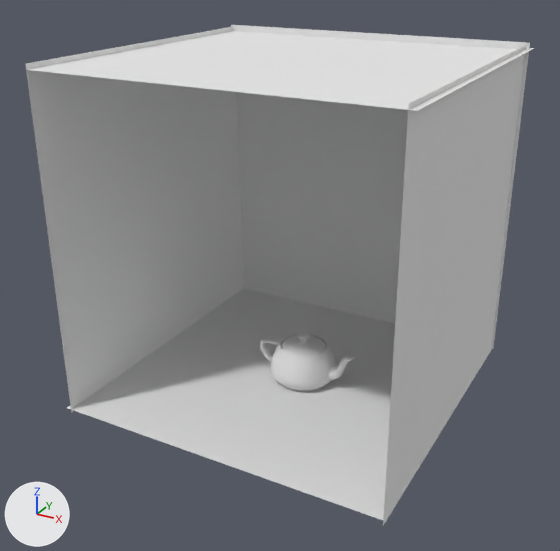
One commit to the OBJ model models/teapod.obj: the scene before it, then after it.
One viewpoint serves both versions: a 50 mm camera at (9.28, -18.33, 12.5) aimed at (-0.45, -0.64, 3.65). The lights are fixed; the arrows at lower left show +X, +Y and +Z. Where no turn or scale is listed for an object, it has been applied to the vertices.

Objects in the first picture: 'back_Plane.002', 'ceil_Plane.005', 'floor_Plane', 'left_Plane.004', 'right_Plane.003', 'teapod'.
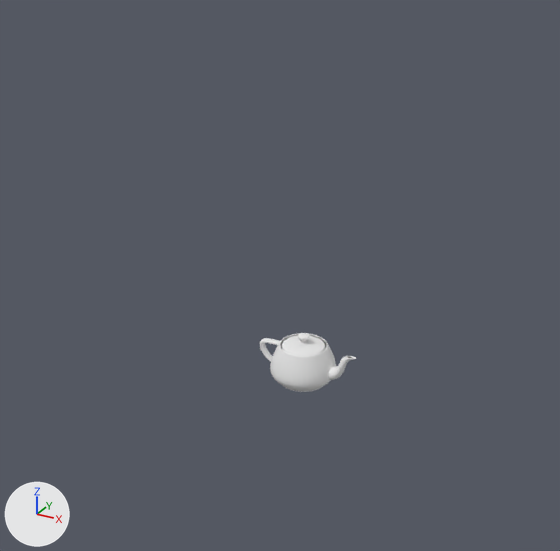
Location of each change, (x1, y1, x2, y2) in pixels of the pictures (560 x 551 px):
```json
{"object": "left_Plane.004", "change": "deleted", "before": [25, 27, 244, 413]}
{"object": "floor_Plane", "change": "deleted", "before": [67, 288, 493, 521]}
{"object": "right_Plane.003", "change": "deleted", "before": [383, 46, 525, 525]}
{"object": "back_Plane.002", "change": "deleted", "before": [231, 25, 530, 348]}
{"object": "ceil_Plane.005", "change": "deleted", "before": [28, 31, 534, 111]}
```

Scene script edits in JSON lines:
```json
{"op": "remove", "block": "ob_back_plane_002", "code": ["ob_back_plane_002 = bpy.data.objects.new('back_Plane.002', me_back_plane_002)", "ob_back_plane_002.location = (0.0, 0.0, 0.0)"]}
{"op": "remove", "block": "ob_ceil_plane_005", "code": ["ob_ceil_plane_005 = bpy.data.objects.new('ceil_Plane.005', me_ceil_plane_005)", "ob_ceil_plane_005.location = (0.0, 0.0, 0.0)"]}
{"op": "remove", "block": "ob_floor_plane", "code": ["ob_floor_plane = bpy.data.objects.new('floor_Plane', me_floor_plane)", "ob_floor_plane.location = (0.0, 0.0, 0.0)"]}
{"op": "remove", "block": "ob_left_plane_004", "code": ["ob_left_plane_004 = bpy.data.objects.new('left_Plane.004', me_left_plane_004)", "ob_left_plane_004.location = (0.0, 0.0, 0.0)"]}
{"op": "remove", "block": "ob_right_plane_003", "code": ["ob_right_plane_003 = bpy.data.objects.new('right_Plane.003', me_right_plane_003)", "ob_right_plane_003.location = (0.0, 0.0, 0.0)"]}
```
